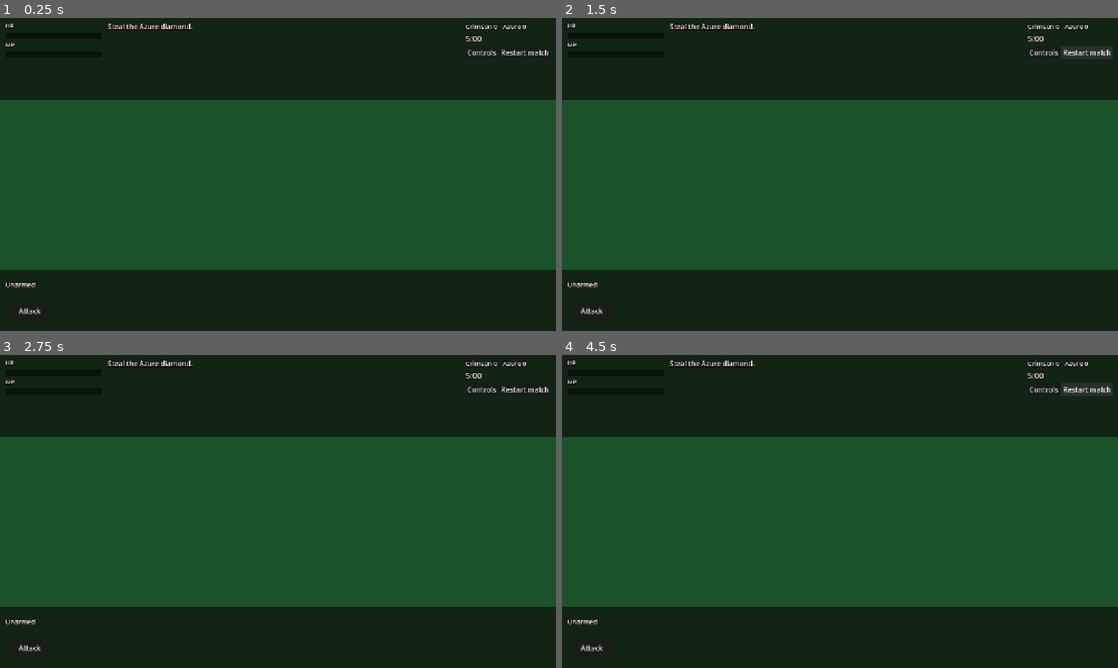
Above: before the commit, frames 1-4 (two rows, left to right).
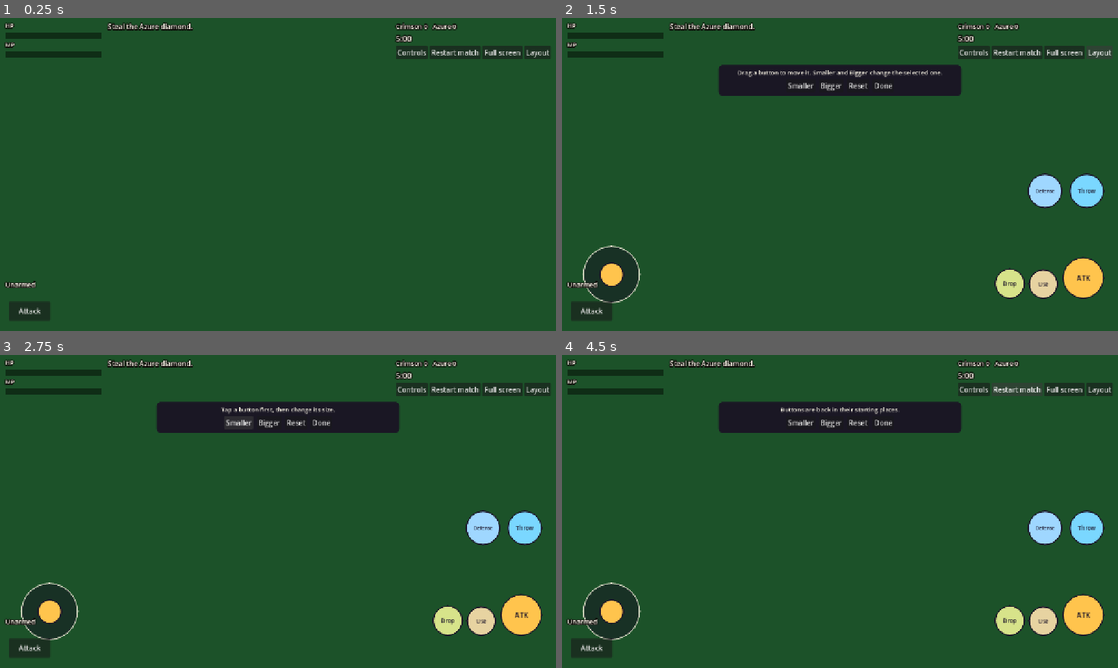
Above: after the commit, the same moments.

Repository: thomakhy025-code/black-forest-godot
Game: Godot game, scene res://scenes/match.tscn
The game is run twice, just before and just after one commit, with the same random seed, the same clock (stepped at 60 frames per second) and the same inputs. This scene is started directly instead of the project's main scene.
Inputs (mouse positions are in pixels of both pictures, inside the frame that each line leads up to):
- Up to frame 1 (0.25 s): no input
- Up to frame 2 (1.5 s): click (1062, 52) at 0.5 s, where only the run after the commit has a clickable "Full screen"; click (1101, 52) at 1.25 s, where only the run after the commit has a clickable "Layout"
- Up to frame 3 (2.75 s): click (239, 423) at 2 s, where only the run after the commit has a clickable "Smaller"
- Up to frame 4 (4.5 s): click (828, 423) at 2.75 s, where only the run after the commit has a clickable "Bigger"; click (856, 423) at 3.5 s, where only the run after the commit has a clickable "Reset"; click "Restart match" at 4.25 s

The runs differ from the first frame. In frame 1, 44% of the frame differs, in the area x 0-100%, y 0-100%; in frame 2, 41%; in frame 3, 41%; in frame 4, 42%.

Commit message:
Let the stick follow a finger, and let players place the buttons.
The dark bands were covering the field. A finger on empty ground now moves the stick, Full screen fills the display, and Layout saves where each button sits and how big it is.

Co-authored-by: Cursor <cursoragent@cursor.com>

Diff:
--- a/scripts/hud.gd
+++ b/scripts/hud.gd
@@ -450,8 +450,6 @@
 
 
 func _build() -> void:
-	_scrim(true)
-	_scrim(false)
 	var top := MarginContainer.new()
 	top.set_anchors_preset(Control.PRESET_TOP_WIDE)
 	top.offset_bottom = 92
@@ -506,6 +504,16 @@
 	restart_btn.pressed.connect(_restart)
 	btns.add_child(help_btn)
 	btns.add_child(restart_btn)
+	var full_btn := Button.new()
+	full_btn.text = "Full screen"
+	full_btn.focus_mode = Control.FOCUS_NONE
+	full_btn.pressed.connect(_toggle_full)
+	var layout_btn := Button.new()
+	layout_btn.text = "Layout"
+	layout_btn.focus_mode = Control.FOCUS_NONE
+	layout_btn.pressed.connect(_toggle_layout)
+	btns.add_child(full_btn)
+	btns.add_child(layout_btn)
 
 	var bottom := MarginContainer.new()
 	bottom_bar = bottom
@@ -643,17 +651,20 @@
 	return bar
 
 
-func _scrim(top: bool) -> void:
-	var band := ColorRect.new()
-	band.mouse_filter = Control.MOUSE_FILTER_IGNORE
-	band.color = Color(0.05, 0.04, 0.03, 0.62)
-	if top:
-		band.set_anchors_preset(Control.PRESET_TOP_WIDE)
-		band.offset_bottom = 188.0
+func _toggle_full() -> void:
+	if OS.has_feature("web"):
+		JavaScriptBridge.eval("if (document.fullscreenElement) { document.exitFullscreen(); } else { document.documentElement.requestFullscreen(); }", true)
+		return
+	var mode := DisplayServer.window_get_mode()
+	if mode == DisplayServer.WINDOW_MODE_FULLSCREEN or mode == DisplayServer.WINDOW_MODE_EXCLUSIVE_FULLSCREEN:
+		DisplayServer.window_set_mode(DisplayServer.WINDOW_MODE_WINDOWED)
 	else:
-		band.set_anchors_preset(Control.PRESET_BOTTOM_WIDE)
-		band.offset_top = -140.0
-	add_child(band)
+		DisplayServer.window_set_mode(DisplayServer.WINDOW_MODE_FULLSCREEN)
+
+
+func _toggle_layout() -> void:
+	if touch != null and touch.has_method("toggle_layout"):
+		touch.call("toggle_layout")
 
 
 func _label(text: String, size: int) -> Label:
@@ -701,7 +712,7 @@
 func _help_copy() -> String:
 	return """[b]You are Crimson.[/b] Steal the Azure diamond and hold it in your vault for [b]10 seconds[/b]. If a carrier dies, the diamond stays where they fell. Only Crimson can return the Crimson diamond: carry it into your vault and it snaps home at once. Azure wins the same way with yours.
 
-[b]WASD[/b] move. Right-click walks. On the web build and on a touch screen, drag the stick in from the lower-left corner. Keys win while they are held. Attacks  …(215 unchanged characters)…
+[b]WASD[/b] move. Right-click walks. On a touch screen, put a finger down anywhere that is not a button and the stick follows that finger. Layout moves and resizes the buttons. Full screen fills the display. Keys win while they are held. Attacks  …(215 unchanged characters)…
 You spawn bare-handed. A punch does [b]5[/b] damage in a 1.4 m arc. Chop grove trees for wood, plants for fiber, and th …(295 unchanged characters)…
 Each keep has a sword machine and a wand machine. They start unbuilt. [b]E[/b] at your own machine stores whatever it s …(386 unchanged characters)…
 On death the bag falls where you fell, and a held weapon lies there for 3 seconds. You respawn bare-handed. Swapping weapons does not refresh cooldowns.
--- a/scripts/profile.gd
+++ b/scripts/profile.gd
@@ -50,7 +50,8 @@
 		"tokens": 0,
 		"wins": 0,
 		"matches": 0,
-		"help_seen": false
+		"help_seen": false,
+		"touch_layout": {}
 	}
 
 
--- a/scripts/touch_controls.gd
+++ b/scripts/touch_controls.gd
@@ -28,6 +28,15 @@
 var _dragging := false
 var _drag_id := -1
 var _using_touch := false
+var _floated := false
+var _shown_for_edit := false
+var _editing := false
+var _selected := ""
+var _edit_drag := -1
+var _edit_off := Vector2.ZERO
+var _custom := {}
+var _bar: PanelContainer
+var _hint: Label
 
 const SKILL_ANCHOR := {
 	"ignite": Vector2(0.72, 0.66),
@@ -52,7 +61,11 @@
 	mouse_filter = Control.MOUSE_FILTER_IGNORE
 	_grab_nodes()
 	visible = OS.has_feature("web") or OS.has_feature("mobile") or DisplayServer.is_touchscreen_available()
+	if visible:
+		Input.emulate_mouse_from_touch = false
 	_style_base()
+	_load_layout()
+	_build_bar()
 	if not resized.is_connected(_layout):
 		resized.connect(_layout)
 	call_deferred("_layout")
@@ -202,6 +215,10 @@
 
 
 func set_carrying(on: bool) -> void:
+	if _editing:
+		throw_btn.visible = true
+		guard_btn.visible = true
+		return
 	if throw_btn:
 		throw_btn.visible = on
 	if guard_btn:
@@ -209,6 +226,9 @@
 
 
 func set_bag(on: bool) -> void:
+	if _editing:
+		drop_btn.visible = true
+		return
 	if drop_btn:
 		drop_btn.visible = on
 
@@ -260,47 +280,139 @@
 	var vp := size
 	if vp.x < 8.0:
 		vp = get_viewport_rect().size
+	_pin_top_left(_cluster)
+	_cluster.position = Vector2.ZERO
+	_cluster.size = vp
+	_pin_top_left(_slots)
+	_slots.position = Vector2.ZERO
+	_slots.size = vp
+	if not _dragging and _edit_drag < 0:
+		_place_id("stick", _stick, _default_stick(vp), vp)
+	_fit_stick_parts()
+	_place_id("attack", attack_btn, _default_attack(vp), vp)
+	_place_id("use", use_btn, _default_use(vp), vp)
+	_place_id("drop", drop_btn, _default_drop(vp), vp)
+	_place_id("throw", throw_btn, _default_throw(vp), vp)
+	_place_id("guard", guard_btn, _default_guard(vp), vp)
+	for id in slot_buttons.keys():
+		_place_id(str(id), slot_buttons[id], _default_skill(str(id), vp), vp)
+	_refresh_select()
+
+
+func _place_id(id: String, node: Control, home: Rect2, vp: Vector2) -> void:
+	if node == null or (_edit_drag >= 0 and id == _selected):
+		return
+	var rect := home
+	if _custom.has(id):
+		var row: Array = _custom[id]
+		var scale: float = clampf(float(row[2]), 0.55, 1.85)
+		var next := home.size * scale
+		var center := Vector2(float(row[0]) * vp.x, float(row[1]) * vp.y)
+		rect = Rect2(center - next * 0.5, next)
+	_pin_top_left(node)
+	node.position = rect.position
+	node.size = rect.size
+	if node is Button:
+		(node as Button).custom_minimum_size = rect.size
+
+
+func _default_stick(vp: Vector2) -> Rect2:
 	var narrow := vp.x < 700.0
 	var stick_s := 120.0 if narrow else 132.0
 	var left := 44.0 if narrow else 48.0
 	var bottom := 56.0 if narrow else 64.0
-	var knob_s := 52.0 if narrow else 58.0
-	_pin_top_left(_stick)
-	_stick.position = Vector2(left, vp.y - bottom - stick_s)
-	_stick.size = Vector2(stick_s, stick_s)
-	_pin_top_left(_knob)
-	_knob.size = Vector2(knob_s, knob_s)
-	_knob.custom_minimum_size = _knob.size
-	if not _dragging:
-		_center_knob()
-	_pin_top_left(_ring)
-	_ring.size = _stick.size * 0.34
-	_ring.position = (_stick.size - _ring.size) * 0.5
+	return Rect2(left, vp.y - bottom - stick_s, stick_s, stick_s)
+
+
+func _cluster_box(vp: Vector2) -> Rect2:
+	var narrow := vp.x < 700.0
 	var cw := 236.0 if narrow else 268.0
 	var ch := 196.0 if narrow else 220.0
 	var right := 28.0 if narrow else 32.0
 	var cbottom := 40.0 if narrow else 48.0
-	_pin_top_left(_cluster)
-	_cluster.position = Vector2(vp.x - right - cw, vp.y - cbottom - ch)
-	_cluster.size = Vector2(cw, ch)
-	_pin_top_left(_slots)
-	_slots.position = Vector2.ZERO
-	_slots.size = _cluster.size
+	return Rect2(vp.x - right - cw, vp.y - cbottom - ch, cw, ch)
+
+
+func _default_attack(vp: Vector2) -> Rect2:
+	var narrow := vp.x < 700.0
+	var box := _cluster_box(vp)
 	var aw := 84.0 if narrow else 96.0
-	_place_round(attack_btn, cw - aw, ch - ch * 0.12 - aw, aw)
+	return Rect2(box.position.x + box.size.x - aw, box.position.y + box.size.y - box.size.y * 0.12 - aw, aw, aw)
+
+
+func _default_use(vp: Vector2) -> Rect2:
+	var narrow := vp.x < 700.0
+	var box := _cluster_box(vp)
+	var aw := 84.0 if narrow else 96.0
 	var uw := 62.0 if narrow else 68.0
-	_place_round(use_btn, cw - aw - uw - 10.0, ch - ch * 0.12 - uw, uw)
+	return Rect2(box.position.x + box.size.x - aw - uw - 10.0, box.position.y + box.size.y - box.size.y * 0.12 - uw, uw, uw)
+
+
+func _default_drop(vp: Vector2) -> Rect2:
+	var narrow := vp.x < 700.0
+	var box := _cluster_box(vp)
+	var aw := 84.0 if narrow else 96.0
+	var uw := 62.0 if narrow else 68.0
+	var dw := 64.0 if narrow else 70.0
+	return Rect2(box.position.x + box.size.x - aw - uw - dw - 18.0, box.position.y + box.size.y - box.size.y * 0.12 - dw, dw, dw)
+
+
+func _default_throw(vp: Vector2) -> Rect2:
+	var narrow := vp.x < 700.0
+	var box := _cluster_box(vp)
+	var tw := 72.0 if narrow else 80.0
+	return Rect2(box.position.x + box.size.x - tw, box.position.y - 14.0 - tw, tw, tw)
+
+
+func _default_guard(vp: Vector2) -> Rect2:
+	var narrow := vp.x < 700.0
+	var box := _cluster_box(vp)
 	var tw := 72.0 if narrow else 80.0
 	var guard_right := 84.0 if narrow else 96.0
-	var dw := 64.0 if narrow else 70.0
-	_place_round(throw_btn, cw - tw, -14.0 - tw, tw)
-	_place_round(guard_btn, cw - guard_right - tw, -14.0 - tw, tw)
-	_place_round(drop_btn, cw - aw - uw - dw - 18.0, ch - ch * 0.12 - dw, dw)
+	return Rect2(box.position.x + box.size.x - guard_right - tw, box.position.y - 14.0 - tw, tw, tw)
+
+
+func _default_skill(id: String, vp: Vector2) -> Rect2:
+	var narrow := vp.x < 700.0
+	var box := _cluster_box(vp)
 	var sw := 64.0 if narrow else 70.0
-	for id in slot_buttons.keys():
-		var btn: Button = slot_buttons[id]
-		var anchor: Vector2 = SKILL_ANCHOR[id]
-		_place_round(btn, cw - cw * anchor.x - sw, ch - ch * anchor.y - sw, sw)
+	var anchor: Vector2 = SKILL_ANCHOR.get(id, Vector2(0.5, 0.5))
+	var x := box.position.x + box.size.x - box.size.x * anchor.x - sw
+	var y := box.position.y + box.size.y - box.size.y * anchor.y - sw
+	return Rect2(x, y, sw, sw)
+
+
+func _home(id: String) -> Rect2:
+	var vp := size
+	if vp.x < 8.0:
+		vp = get_viewport_rect().size
+	if id == "stick":
+		return _default_stick(vp)
+	if id == "attack":
+		return _default_attack(vp)
+	if id == "use":
+		return _default_use(vp)
+	if id == "drop":
+		return _default_drop(vp)
+	if id == "throw":
+		return _default_throw(vp)
+	if id == "guard":
+		return _default_guard(vp)
+	return _default_skill(id, vp)
+
+
+func _fit_stick_parts() -> void:
+	if _stick == null or _knob == null or _ring == null:
+		return
+	var knob_s := _stick.size.x * 0.43
+	_pin_top_left(_knob)
+	_knob.size = Vector2(knob_s, knob_s)
+	_knob.custom_minimum_size = _knob.size
+	_pin_top_left(_ring)
+	_ring.size = _stick.size * 0.34
+	_ring.position = (_stick.size - _ring.size) * 0.5
+	if not _dragging:
+		_center_knob()
 
 
 func _pin_top_left(node: Control) -> void:
@@ -357,6 +469,9 @@
 
 
 func _input(event: InputEvent) -> void:
+	if _editing:
+		_edit_input(event)
+		return
 	if not visible or not _dragging:
 		return
 	if event is InputEventScreenDrag and _drag_id == (event as InputEventScreenDrag).index:
@@ -371,6 +486,25 @@
 	elif event is InputEventMouseButton and _drag_id == -2 and not (event as InputEventMouseButton).pressed and not _using_touch:
 		_end_drag()
 		get_viewport().set_input_as_handled()
+
+
+func _unhandled_input(event: InputEvent) -> void:
+	if not visible or _editing or _dragging:
+		return
+	if not (event is InputEventScreenTouch):
+		return
+	var touch := event as InputEventScreenTouch
+	if not touch.pressed:
+		return
+	if _hit_control(touch.position) != "":
+		return
+	_floated = true
+	_using_touch = true
+	_dragging = true
+	_drag_id = touch.index
+	_move_stick_to(touch.position)
+	_move_knob(_stick_local(touch.position))
+	get_viewport().set_input_as_handled()
 
 
 func _stick_local(screen_pos: Vector2) -> Vector2:
@@ -394,10 +528,286 @@
 
 func _end_drag() -> void:
 	_dragging = false
+	_floated = false
 	_drag_id = -1
 	_using_touch = false
 	wish = Vector2.ZERO
-	_center_knob()
+	_layout()
+
+
+func _move_stick_to(screen: Vector2) -> void:
+	var local := _local_point(screen)
+	var half := _stick.size * 0.5
+	local.x = clampf(local.x, half.x + 6.0, size.x - half.x - 6.0)
+	local.y = clampf(local.y, half.y + 6.0, size.y - half.y - 6.0)
+	_stick.position = local - half
+
+
+func _local_point(screen: Vector2) -> Vector2:
+	return get_global_transform_with_canvas().affine_inverse() * screen
+
+
+func toggle_layout() -> void:
+	if _dragging:
+		_end_drag()
+	_editing = not _editing
+	if _editing:
+		if not visible:
+			_shown_for_edit = true
+			visible = true
+		_selected = ""
+		_edit_drag = -1
+		throw_btn.visible = true
+		guard_btn.visible = true
+		drop_btn.visible = true
+		_play_filter(Control.MOUSE_FILTER_IGNORE)
+		_bar.visible = true
+		_hint.text = "Drag a button to move it. Smaller and Bigger change the selected one."
+	else:
+		_save_layout()
+		_play_filter(Control.MOUSE_FILTER_STOP)
+		_bar.visible = false
+		_selected = ""
+		if _shown_for_edit:
+			visible = false
+			_shown_for_edit = false
+	_refresh_select()
+	_layout()
+
+
+func _play_filter(filter: Control.MouseFilter) -> void:
+	_stick.mouse_filter = filter
+	for id in _control_ids():
+		var node := _node(id)
+		if node is Button:
+			node.mouse_filter = filter
+
+
+func _build_bar() -> void:
+	_bar = PanelContainer.new()
+	_bar.visible = false
+	_bar.mouse_filter = Control.MOUSE_FILTER_STOP
+	_bar.set_anchors_preset(Control.PRESET_CENTER_TOP)
+	_bar.offset_left = -280.0
+	_bar.offset_right = 280.0
+	_bar.offset_top = 108.0
+	_bar.offset_bottom = 176.0
+	var box := StyleBoxFlat.new()
+	box.bg_color = Color(0.1, 0.07, 0.14, 0.92)
+	box.set_corner_radius_all(10)
+	box.content_margin_left = 10
+	box.content_margin_right = 10
+	box.content_margin_top = 8
+	box.content_margin_bottom = 8
+	_bar.add_theme_stylebox_override("panel", box)
+	add_child(_bar)
+	var col := VBoxContainer.new()
+	_bar.add_child(col)
+	_hint = Label.new()
+	_hint.text = "Drag a button to move it."
+	_hint.horizontal_alignment = HORIZONTAL_ALIGNMENT_CENTER
+	_hint.add_theme_font_size_override("font_size", 14)
+	_hint.add_theme_color_override("font_color", Color(0.98, 0.96, 0.9))
+	col.add_child(_hint)
+	var row := HBoxContainer.new()
+	row.alignment = BoxContainer.ALIGNMENT_CENTER
+	row.add_theme_constant_override("separation", 8)
+	col.add_child(row)
+	row.add_child(_bar_button("Smaller", _shrink))
+	row.add_child(_bar_button("Bigger", _grow))
+	row.add_child(_bar_button("Reset", _reset_layout))
+	row.add_child(_bar_button("Done", toggle_layout))
+
+
+func _bar_button(text: String, callback: Callable) -> Button:
+	var btn := Button.new()
+	btn.text = text
+	btn.focus_mode = Control.FOCUS_NONE
+	btn.pressed.connect(callback)
+	return btn
+
+
+func _shrink() -> void:
+	_scale_selected(0.88)
+
+
+func _grow() -> void:
+	_scale_selected(1.14)
+
+
+func _scale_selected(mult: float) -> void:
+	if _selected == "":
+		_hint.text = "Tap a button first, then change its size."
+		return
+	var node := _node(_selected)
+	if node == null:
+		return
+	var home := _home(_selected)
+	var scale := clampf(node.size.x / maxf(home.size.x, 1.0) * mult, 0.55, 1.85)
+	var center := node.position + node.size * 0.5
+	var next := home.size * scale
+	node.position = center - next * 0.5
+	node.size = next
+	if node is Button:
+		(node as Button).custom_minimum_size = next
+	_keep_inside(node)
+	if _selected == "stick":
+		_fit_stick_parts()
+	_capture(_selected)
+	_hint.text = "Size saved for that button. Drag it if you want it somewhere else."
+
+
+func _edit_input(event: InputEvent) -> void:
+	var screen := Vector2.ZERO
+	var index := -1
+	var pressed := false
+	var released := false
+	var moving := false
+	if event is InputEventScreenTouch:
+		var touch := event as InputEventScreenTouch
+		screen = touch.position
+		index = touch.index
+		pressed = touch.pressed
+		released = not touch.pressed
+	elif event is InputEventScreenDrag:
+		var drag := event as InputEventScreenDrag
+		screen = drag.position
+		index = drag.index
+		moving = true
+	elif event is InputEventMouseButton and (event as InputEventMouseButton).button_index == MOUSE_BUTTON_LEFT:
+		var button := event as InputEventMouseButton
+		screen = button.position
+		index = -2
+		pressed = button.pressed
+		released = not button.pressed
+	elif event is InputEventMouseMotion and _edit_drag == -2:
+		screen = (event as InputEventMouseMotion).position
+		index = -2
+		moving = true
+	else:
+		return
+	if _bar_has(screen) and pressed:
+		return
+	if pressed:
+		var id := _hit_control(screen)
+		if id == "":
+			get_viewport().set_input_as_handled()
+			return
+		_selected = id
+		_refresh_select()
+		_edit_drag = index
+		var node := _node(id)
+		_edit_off = _local_point(screen) - node.position
+		_hint.text = "Dragging. Smaller and Bigger change this button."
+		get_viewport().set_input_as_handled()
+	elif moving and index == _edit_drag and _selected != "":
+		var node2 := _node(_selected)
+		if node2:
+			node2.position = _local_point(screen) - _edit_off
+			_keep_inside(node2)
+		get_viewport().set_input_as_handled()
+	elif released and index == _edit_drag:
+		_edit_drag = -1
+		if _selected != "":
+			_capture(_selected)
+		get_viewport().set_input_as_handled()
+
+
+func _bar_has(screen: Vector2) -> bool:
+	return _bar != null and _bar.visible and _bar.get_global_rect().has_point(screen)
+
+
+func _hit_control(screen: Vector2) -> String:
+	var best := ""
+	var best_area := 100000000.0
+	for id in _control_ids():
+		var node := _node(id)
+		if node == null or not node.visible:
+			continue
+		var rect := node.get_global_rect()
+		if not rect.has_point(screen):
+			continue
+		var area := rect.size.x * rect.size.y
+		if area < best_area:
+			best_area = area
+			best = id
+	return best
+
+
+func _control_ids() -> Array:
+	var ids: Array = ["stick", "attack", "use", "drop", "throw", "guard"]
+	for id in slot_buttons.keys():
+		ids.append(str(id))
+	return ids
+
+
+func _node(id: String) -> Control:
+	if id == "stick":
+		return _stick
+	if id == "attack":
+		return attack_btn
+	if id == "use":
+		return use_btn
+	if id == "drop":
+		return drop_btn
+	if id == "throw":
+		return throw_btn
+	if id == "guard":
+		return guard_btn
+	return slot_buttons.get(id) as Control
+
+
+func _keep_inside(node: Control) -> void:
+	var limit := size
+	if limit.x < 8.0:
+		limit = get_viewport_rect().size
+	node.position.x = clampf(node.position.x, 0.0, maxf(0.0, limit.x - node.size.x))
+	node.position.y = clampf(node.position.y, 0.0, maxf(0.0, limit.y - node.size.y))
+
+
+func _capture(id: String) -> void:
+	var node := _node(id)
+	if node == null:
+		return
+	var vp := size
+	if vp.x < 8.0:
+		vp = get_viewport_rect().size
+	var home := _home(id)
+	var center := node.position + node.size * 0.5
+	var scale := node.size.x / maxf(home.size.x, 1.0)
+	_custom[id] = [center.x / vp.x, center.y / vp.y, scale]
+
+
+func _refresh_select() -> void:
+	for id in _control_ids():
+		var node := _node(id)
+		if node == null:
+			continue
+		node.modulate = Color(1.0, 0.92, 0.55) if id == _selected and _editing else Color.WHITE
+
+
+func _load_layout() -> void:
+	_custom = {}
+	var saved = Profile.data.get("touch_layout", {})
+	if typeof(saved) != TYPE_DICTIONARY:
+		return
+	for key in saved.keys():
+		var row = saved[key]
+		if typeof(row) == TYPE_ARRAY and row.size() >= 3:
+			_custom[str(key)] = [float(row[0]), float(row[1]), float(row[2])]
+
+
+func _save_layout() -> void:
+	Profile.data["touch_layout"] = _custom.duplicate(true)
+	Profile.save_data()
+
+
+func _reset_layout() -> void:
+	_custom.clear()
+	_selected = ""
+	_save_layout()
+	_layout()
+	_hint.text = "Buttons are back in their starting places."
 
 
 func _paint_panel(node: Control, fill: Color, edge: Color, border: int) -> void:
